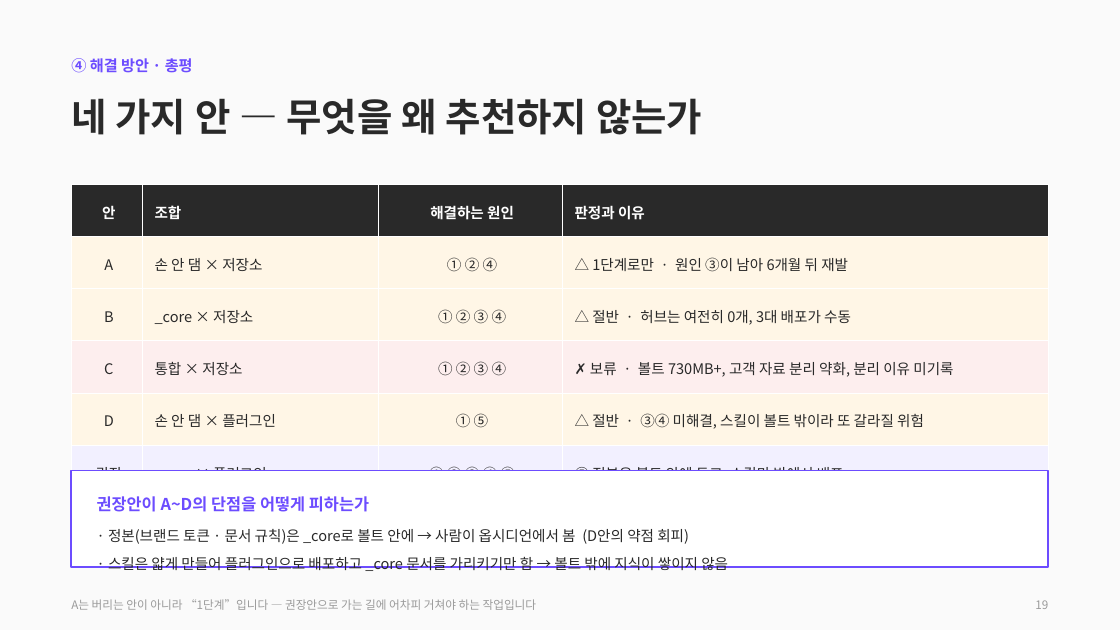
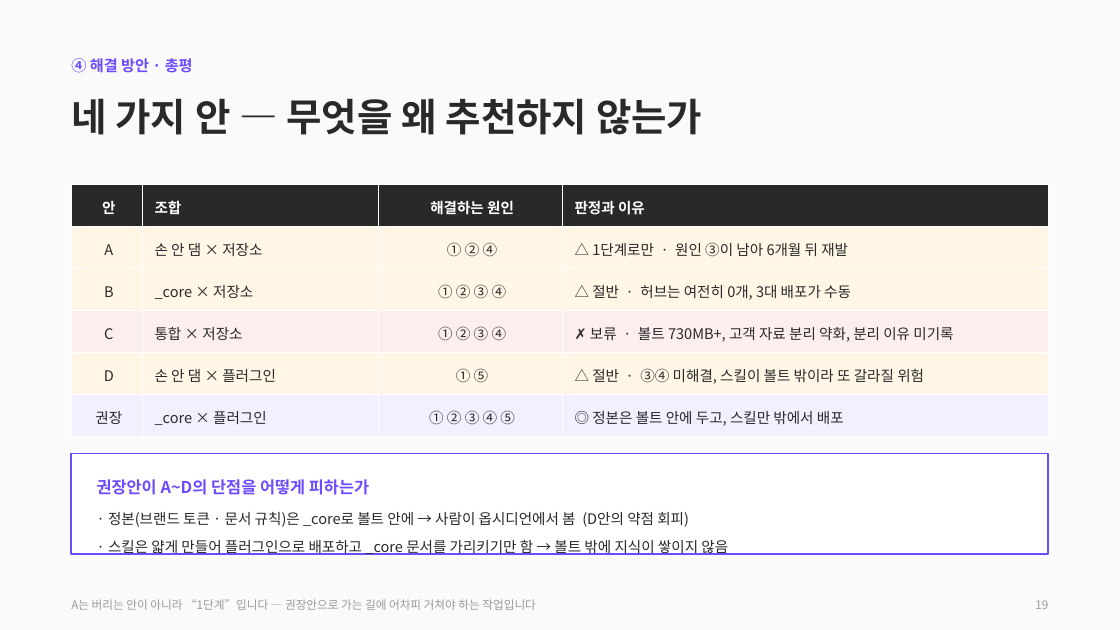
Before and after one commit to CdBd-in/design, a slide deck: slide 19 of CdBd 문서 체계 진단 및 개편 제안.pptx. Drawn at 1120x630 pixels with LibreOffice and Linux fonts; fonts in the diff are those of the drawing. Boxes give left, top, right and bottom in pixels: in the first picture for what was removed or moved away, otherwise in the second. Text is boxed around its words. In the diff, an @@ line names an element or a change of style, - is before the commit and + after.

```diff
--- a/CdBd 문서 체계 진단 및 개편 제안.pptx
+++ b/CdBd 문서 체계 진단 및 개편 제안.pptx
@@ table: place and size @@
-table at [71, 185, 1049, 497]
+table at [71, 185, 1049, 437]
@@ rectangle: place and size @@
-rectangle at [71, 471, 1049, 567]
+rectangle at [71, 454, 1049, 555]
@@ text "권장안이 A~D의 단점을 어떻게 피하는가": place and size @@
-text "권장안이 A~D의 단점을 어떻게 피하는가" at [97, 496, 728, 571]
+text "권장안이 A~D의 단점을 어떻게 피하는가" at [97, 479, 728, 555]
```
Also in this commit, not shown: 1 other slide changed, 1 other file.
